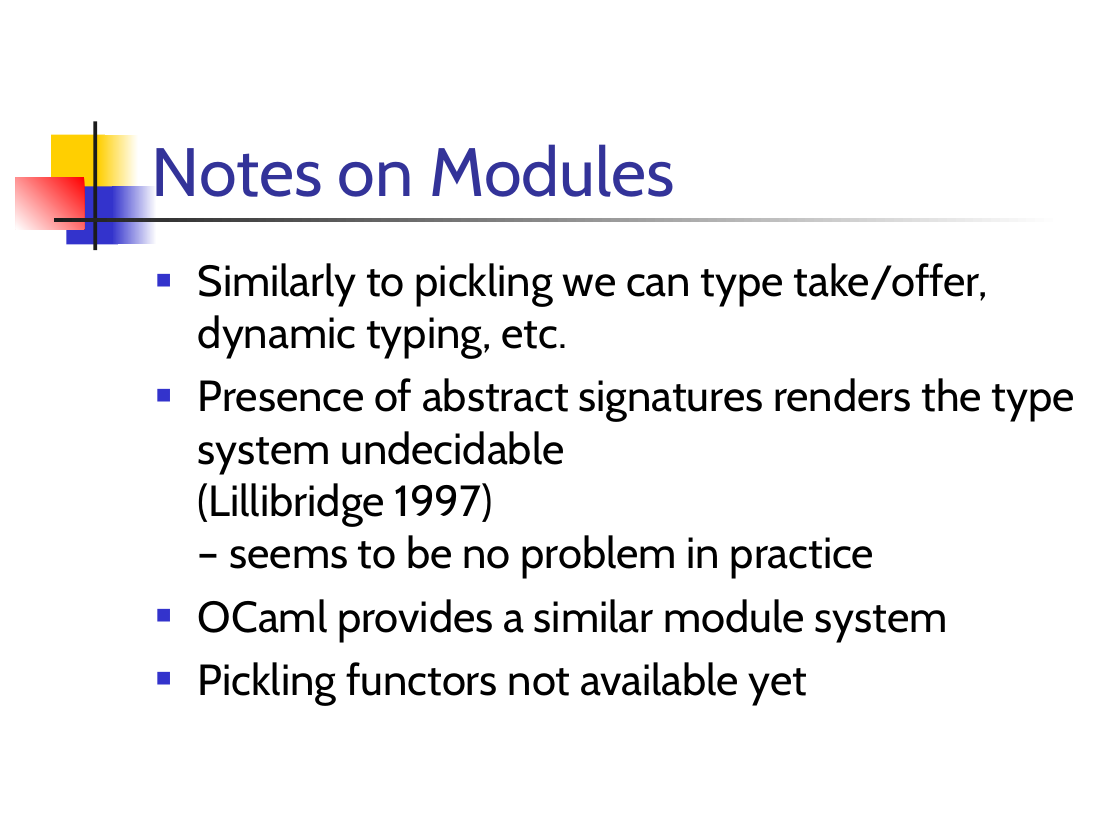
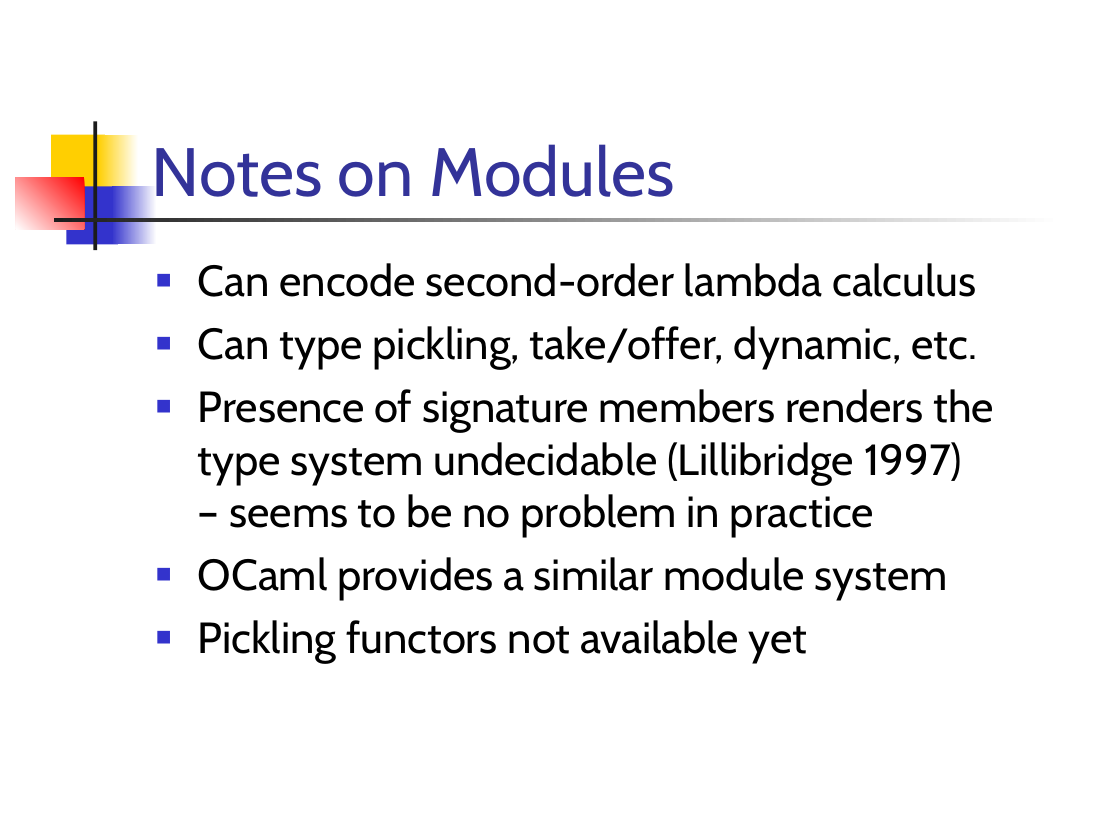
Before and after one commit to doublec/aliceml-abandoned, a slide deck: slide 13 of doc/presentations/TypesInAlice.ppt (slide 16 before the commit). Drawn at 1120x840 pixels with LibreOffice and Linux fonts; fonts in the diff are those of the drawing. Boxes give left, top, right and bottom in pixels: in the first picture for what was removed or moved away, otherwise in the second. Text is boxed around its words. In the diff, an @@ line names an element or a change of style, - is before the commit and + after.

```diff
--- a/doc/presentations/TypesInAlice.ppt
+++ b/doc/presentations/TypesInAlice.ppt
@@ text at (198,263,995,537): text changed @@
-■ Similarly to pickling we can type take/offer, dynamic typing, etc.
-■ Presence of abstract signatures renders the type system undecidable
-  (Lillibridge 1997)
-  – seems to be no problem in practice
+■ Can encode second-order lambda calculus
+■ Can type pickling, take/offer, dynamic, etc.
+■ Presence of signature members renders the type system undecidable (Lillibridge 1997)
+  – seems to be no problem in practice
```
Also in this commit, not shown: 11 other slides changed.
